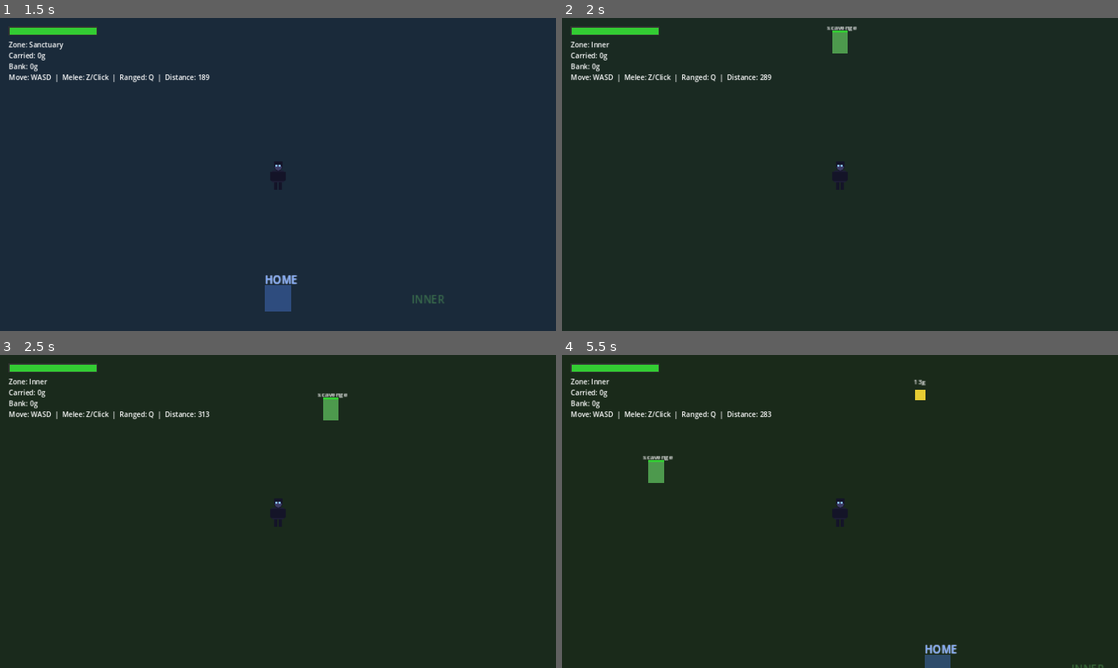
Above: before the commit, frames 1-4 (two rows, left to right).
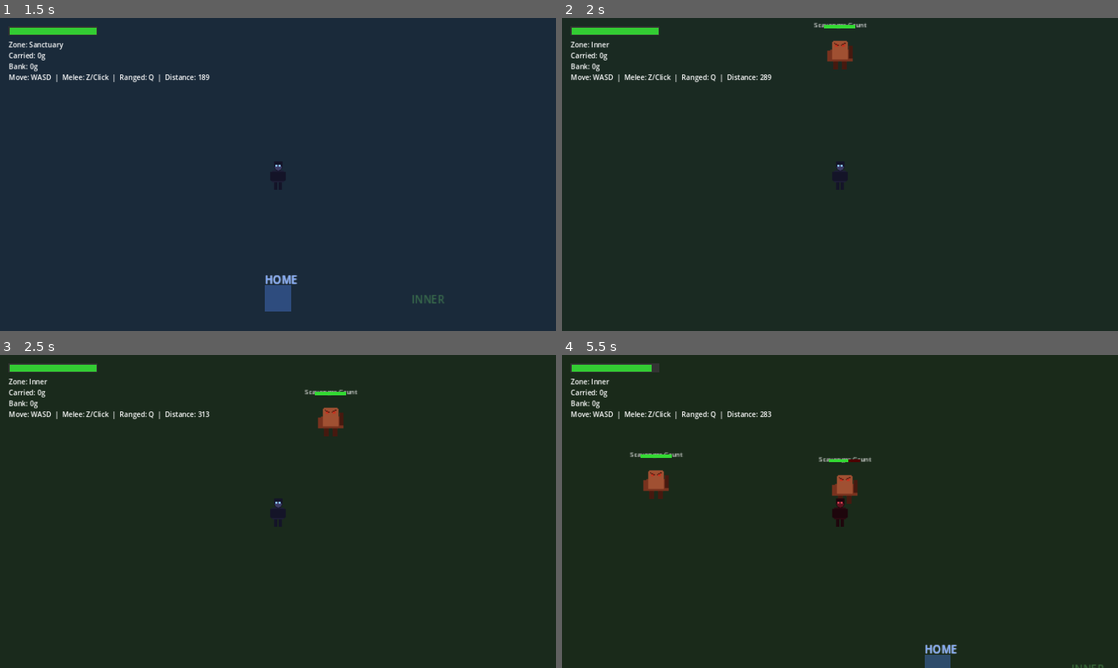
Above: after the commit, the same moments.

Repository: cbradshaw11/game-concept
Game: Godot game, scene res://scenes/world/world_scene.tscn
Same seed, same stepped clock (60 frames per second), same inputs: the game is played once before the commit and once after it.
Inputs (mouse positions are in pixels of both pictures, inside the frame that each line leads up to):
- Up to frame 1 (1.5 s): tap Enter at 0.5 s; move the mouse to (250, 237) at 0.52 s; hold Up (ui_up) from 0.53 s (still down); tap Space (attack) at 0.6 s; move the mouse to (444, 221) at 1.27 s; tap R (attack_magic) at 1.35 s
- Up to frame 2 (2 s): keep holding Up (ui_up)
- Up to frame 3 (2.5 s): move the mouse to (111, 464) at 2.02 s; release Up (ui_up) at 2.03 s; hold Left (ui_left) from 2.03 s (still down); click (111, 464) at 2.1 s
- Up to frame 4 (5.5 s): move the mouse to (867, 511) at 2.77 s; tap one key every 0.75 s from 2.85 s: Q (attack_ranged) X (guard) E (interact) Space (attack); move the mouse to (756, 433) at 3.52 s; release Left (ui_left) at 3.53 s; hold Down (ui_down) 3.53-4.28 s; move the mouse to (962, 495) at 4.27 s; hold Right (ui_right) 4.28-5.03 s; move the mouse to (728, 527) at 5.02 s; hold Up (ui_up) from 5.03 s (still down)

Frame 1 is identical in both runs. In frame 2, 0.6% of the frame differs, in the area x 45-55%, y 1-17%; in frame 3, 0.6%; in frame 4, 1.3%, in the area x 12-66%, y 3-55%.

Commit message:
fix: real enemy sprites + HP bars in world scene, working attack with hit flash and damage numbers

Diff:
--- a/game/scenes/world/world_scene.gd
+++ b/game/scenes/world/world_scene.gd
@@ -102,27 +102,37 @@
 
 func _deal_damage_to_enemy(enemy: Node2D, dmg: int) -> void:
 	var hp: int = enemy.get_meta("hp", 0)
-	hp -= dmg
+	var max_hp: int = enemy.get_meta("max_hp", 1)
+	hp = max(0, hp - dmg)
 	enemy.set_meta("hp", hp)
-	# Flash red briefly
-	var sprite: ColorRect = enemy.get_child(0) if enemy.get_child_count() > 0 else null
-	if sprite and sprite is ColorRect:
-		var orig: Color = sprite.color
-		sprite.color = Color(1, 0.3, 0.3)
+
+	# Update HP bar
+	var hp_bar: Node = enemy.find_child("HPBar", false, false)
+	if hp_bar and hp_bar is ColorRect:
+		var ratio: float = float(hp) / float(max_hp)
+		(hp_bar as ColorRect).size.x = 48.0 * ratio
+		(hp_bar as ColorRect).color = Color(0.2, 0.85, 0.2) if ratio > 0.4 else Color(0.85, 0.2, 0.2)
+
+	# Flash sprite red
+	var sprite: Node = enemy.find_child("Sprite", false, false)
+	if sprite and sprite is Sprite2D:
+		(sprite as Sprite2D).modulate = Color(1.5, 0.3, 0.3)
 		var tw := create_tween()
-		tw.tween_interval(0.12)
-		tw.tween_callback(func(): if is_instance_valid(sprite): sprite.color = orig)
-	# Show damage number
+		tw.tween_interval(0.1)
+		tw.tween_callback(func(): if is_instance_valid(sprite): (sprite as Sprite2D).modulate = Color.WHITE)
+
+	# Floating damage number
 	var lbl := Label.new()
 	lbl.text = "-%d" % dmg
-	lbl.position = enemy.position + Vector2(-10, -30)
+	lbl.position = enemy.position + Vector2(-10, -60)
 	lbl.add_theme_color_override("font_color", Color(1, 0.8, 0.2))
-	lbl.add_theme_font_size_override("font_size", 12)
+	lbl.add_theme_font_size_override("font_size", 13)
 	add_child(lbl)
 	var tw2 := create_tween()
 	tw2.tween_property(lbl, "position", lbl.position + Vector2(0, -30), 0.5)
 	tw2.parallel().tween_property(lbl, "modulate:a", 0.0, 0.5)
 	tw2.tween_callback(lbl.queue_free)
+
 	if hp <= 0:
 		_on_enemy_killed(enemy)
 
@@ -211,6 +221,8 @@
 			continue
 		if not enemy.get_meta("alive", false):
 			continue
+		if enemy.get_meta("paused", false):
+			continue
 		var dist: float = player.position.distance_to(enemy.position)
 		if dist < 40.0:
 			var key: int = enemy.get_instance_id()
@@ -221,6 +233,11 @@
 				var dmg: int = enemy.get_meta("damage", 10)
 				player_health -= float(dmg)
 				damage_timers[key] = 1.0
+				# Flash player red
+				player.modulate = Color(1.5, 0.3, 0.3)
+				var tw := create_tween()
+				tw.tween_interval(0.15)
+				tw.tween_callback(func(): if is_instance_valid(player): player.modulate = Color.WHITE)
 				if player_health <= 0.0:
 					_on_player_death()
 					return
--- a/game/scripts/systems/enemy_spawner.gd
+++ b/game/scripts/systems/enemy_spawner.gd
@@ -1,11 +1,28 @@
 extends RefCounted
+
+const SPRITE_BASE := "res://assets/sprites/"
+const SPRITE_MAP := {
+	"scavenger_grunt": "enemy_grunt.png",
+	"shieldbearer":    "enemy_defender.png",
+	"ash_flanker":     "enemy_grunt.png",
+	"ridge_archer":    "enemy_ranged.png",
+	"rift_caster":     "enemy_ranged.png",
+	"warden_hunter":   "enemy_warden.png",
+	"berserker":       "enemy_grunt.png",
+	"shield_wall":     "enemy_defender.png",
+	"resonance_wraith":"enemy_warden.png",
+}
+const SPEED_MAP := {
+	"scavenger_grunt": 75, "shieldbearer": 60, "ash_flanker": 110,
+	"ridge_archer": 85, "rift_caster": 70, "warden_hunter": 95,
+	"berserker": 130, "shield_wall": 50, "resonance_wraith": 90
+}
 
 func get_enemy_for_zone(zone: String) -> Dictionary:
 	var all_enemies: Array = DataStore.enemies.get("enemies", [])
 	var candidates: Array = []
 	for e in all_enemies:
-		var rings: Array = e.get("rings", [])
-		if zone in rings:
+		if zone in e.get("rings", []):
 			candidates.append(e)
 	if candidates.is_empty():
 		return {}
@@ -16,44 +33,53 @@
 	if data.is_empty():
 		return null
 
-	var speed_map := {
-		"scavenger_grunt": 75, "shieldbearer": 60, "ash_flanker": 110,
-		"ridge_archer": 85, "rift_caster": 70, "warden_hunter": 95,
-		"berserker": 130, "shield_wall": 50, "resonance_wraith": 90
-	}
+	var enemy_id: String = data.get("id", "scavenger_grunt")
+	var max_hp: int = int(data.get("health", 50))
+	var dmg: int = int(data.get("damage", 10))
+	var spd: int = SPEED_MAP.get(enemy_id, 80)
 
 	var node := Node2D.new()
 	node.position = spawn_position
-	node.set_meta("enemy_id", data.get("id", "unknown"))
+	node.set_meta("enemy_id", enemy_id)
 	node.set_meta("zone", zone)
-	node.set_meta("health", int(data.get("health", 50)))
-	node.set_meta("max_health", int(data.get("health", 50)))
-	node.set_meta("damage", int(data.get("damage", 10)))
-	node.set_meta("speed", int(speed_map.get(data.get("id", ""), 80)))
+	node.set_meta("hp", max_hp)
+	node.set_meta("max_hp", max_hp)
+	node.set_meta("damage", dmg)
+	node.set_meta("speed", spd)
 	node.set_meta("alive", true)
 
-	var body := ColorRect.new()
-	body.size = Vector2(24, 32)
-	body.position = Vector2(-12, -32)
-	match zone:
-		"inner":
-			body.color = Color(0.3, 0.6, 0.3)
-		"mid":
-			body.color = Color(0.7, 0.5, 0.2)
-		"outer":
-			body.color = Color(0.7, 0.2, 0.2)
-	node.add_child(body)
+	# Real sprite
+	var sprite := Sprite2D.new()
+	var sprite_file: String = SPRITE_MAP.get(enemy_id, "enemy_grunt.png")
+	var tex_path := SPRITE_BASE + sprite_file
+	if ResourceLoader.exists(tex_path):
+		sprite.texture = load(tex_path)
+	sprite.scale = Vector2(1.5, 1.5)
+	sprite.name = "Sprite"
+	node.add_child(sprite)
 
-	var label := Label.new()
-	label.text = str(data.get("id", "enemy")).substr(0, 8)
-	label.position = Vector2(-20, -48)
-	label.add_theme_font_size_override("font_size", 10)
-	node.add_child(label)
+	# Name label above sprite
+	var name_lbl := Label.new()
+	name_lbl.text = enemy_id.replace("_", " ").capitalize()
+	name_lbl.add_theme_font_size_override("font_size", 10)
+	name_lbl.add_theme_color_override("font_color", Color(1, 1, 1, 0.85))
+	name_lbl.position = Vector2(-40, -52)
+	name_lbl.name = "NameLabel"
+	node.add_child(name_lbl)
 
+	# HP bar background
+	var hp_bg := ColorRect.new()
+	hp_bg.size = Vector2(48, 5)
+	hp_bg.position = Vector2(-24, -44)
+	hp_bg.color = Color(0.3, 0.0, 0.0)
+	hp_bg.name = "HPBarBG"
+	node.add_child(hp_bg)
+
+	# HP bar fill
 	var hp_bar := ColorRect.new()
-	hp_bar.size = Vector2(24, 3)
-	hp_bar.position = Vector2(-12, -35)
-	hp_bar.color = Color(0.2, 0.8, 0.2)
+	hp_bar.size = Vector2(48, 5)
+	hp_bar.position = Vector2(-24, -44)
+	hp_bar.color = Color(0.2, 0.85, 0.2)
 	hp_bar.name = "HPBar"
 	node.add_child(hp_bar)
 
